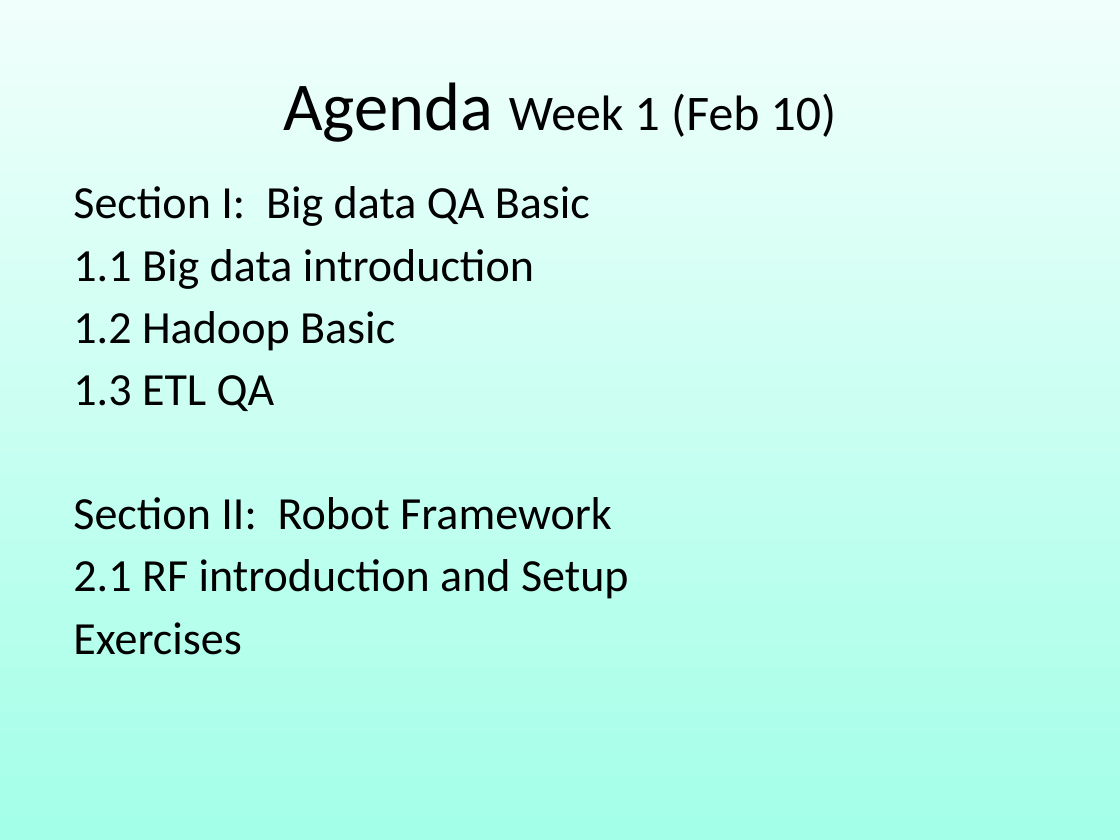
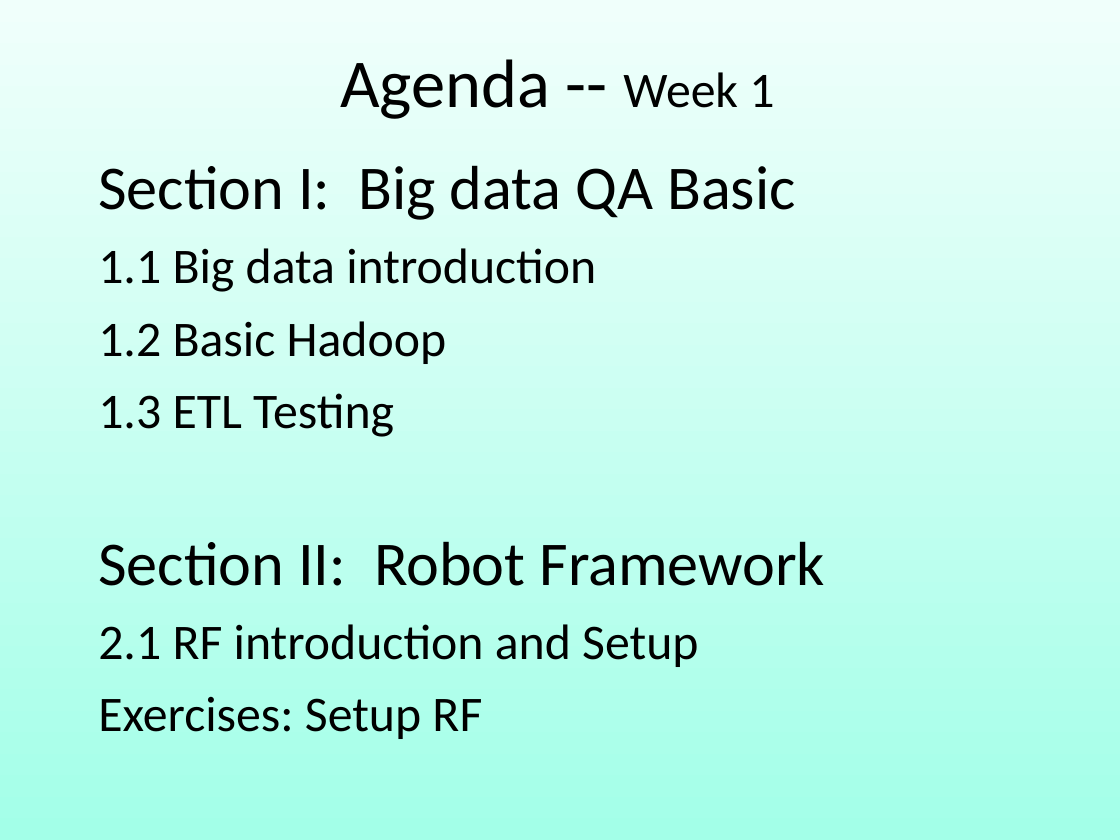
Before and after one commit to robin3795/Data, a slide deck: slide 3 of 2018_1.ppt (slide 2 before the commit). Drawn at 1120x840 pixels with LibreOffice and Linux fonts; fonts in the diff are those of the drawing. Boxes give left, top, right and bottom in pixels: in the first picture for what was removed or moved away, otherwise in the second. Text is boxed around its words. In the diff, an @@ line names an element or a change of style, - is before the commit and + after.

```diff
--- a/2018_1.ppt
+++ b/2018_1.ppt
@@ free "Agenda -- Week 1": place and size @@
-free "Agenda -- Week 1" at [56, 34, 1064, 174]
+free "Agenda -- Week 1" at [59, 10, 1067, 150]
@@ text in free at [340, 59, 774, 119]: text changed; size 32 to 44 pt @@
-Agenda Week 1 (Feb 10)
+Agenda -- Week 1
@@ free "Section I: Big data QA ...": place and size @@
-free "Section I: Big data QA ..." at [56, 174, 1064, 724]
+free "Section I: Big data QA ..." at [81, 141, 1025, 810]
@@ text in free at [98, 165, 826, 667]: size 29.6 to 40 pt in "Section I: Big data QA Basic", "Section II: Robot Framework"; size 29.6 to 32 pt in "1.1 Big data introduction", "2.1 RF introduction and Setup"; indent changed; line spacing 0.9 to 1 @@
@@ text in free at [98, 321, 447, 437]: text changed; size 29.6 to 32 pt @@
-1.2 Hadoop Basic
-1.3 ETL QA
+1.2 Basic Hadoop
+1.3 ETL Testing
@@ text in free at [98, 696, 482, 739]: text changed; size 29.6 to 32 pt @@
-Exercises
+Exercises: Setup RF
```
Also in this commit, not shown: 53 other slides changed, 35 slides added, 8 slides removed.
